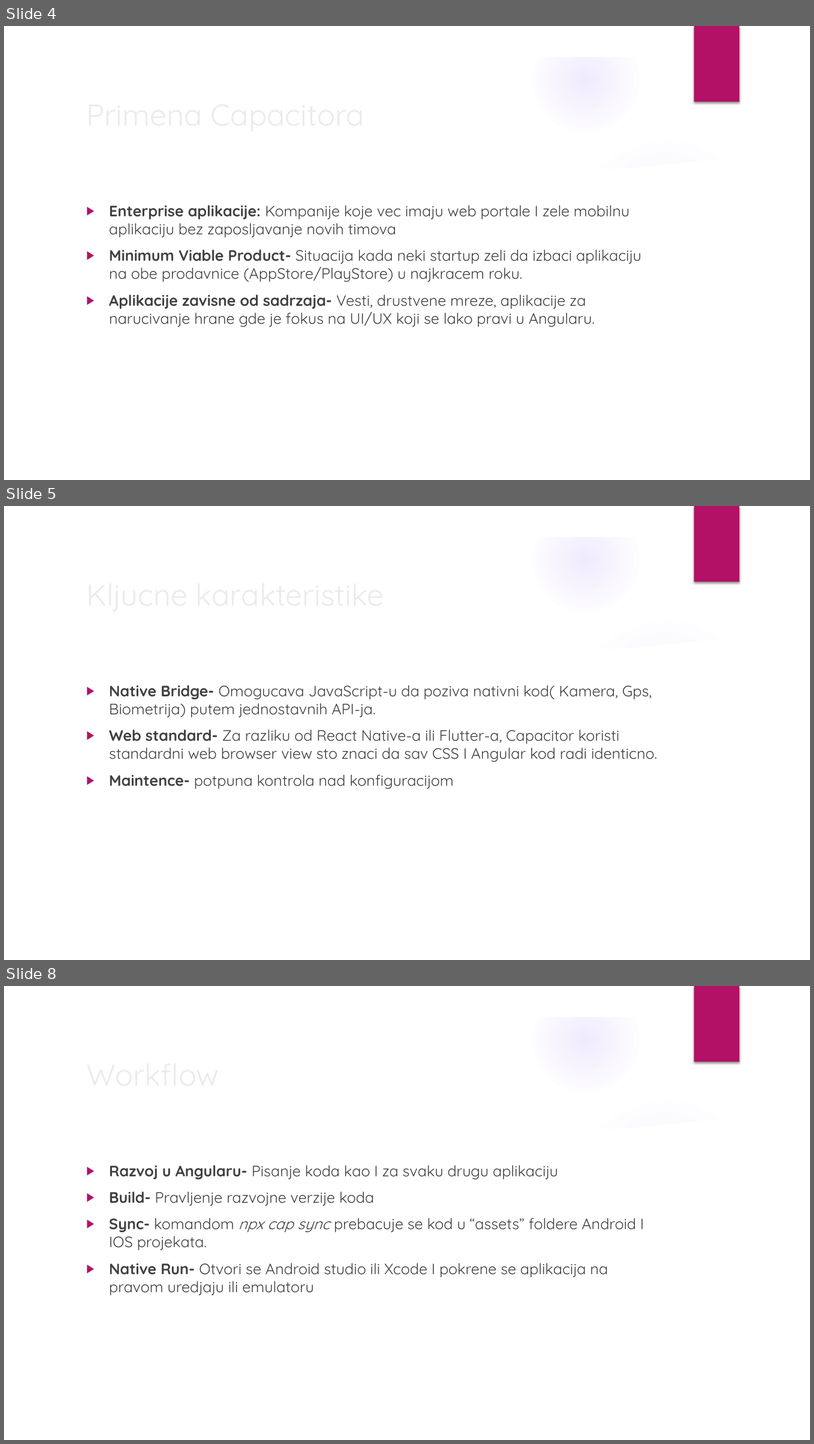
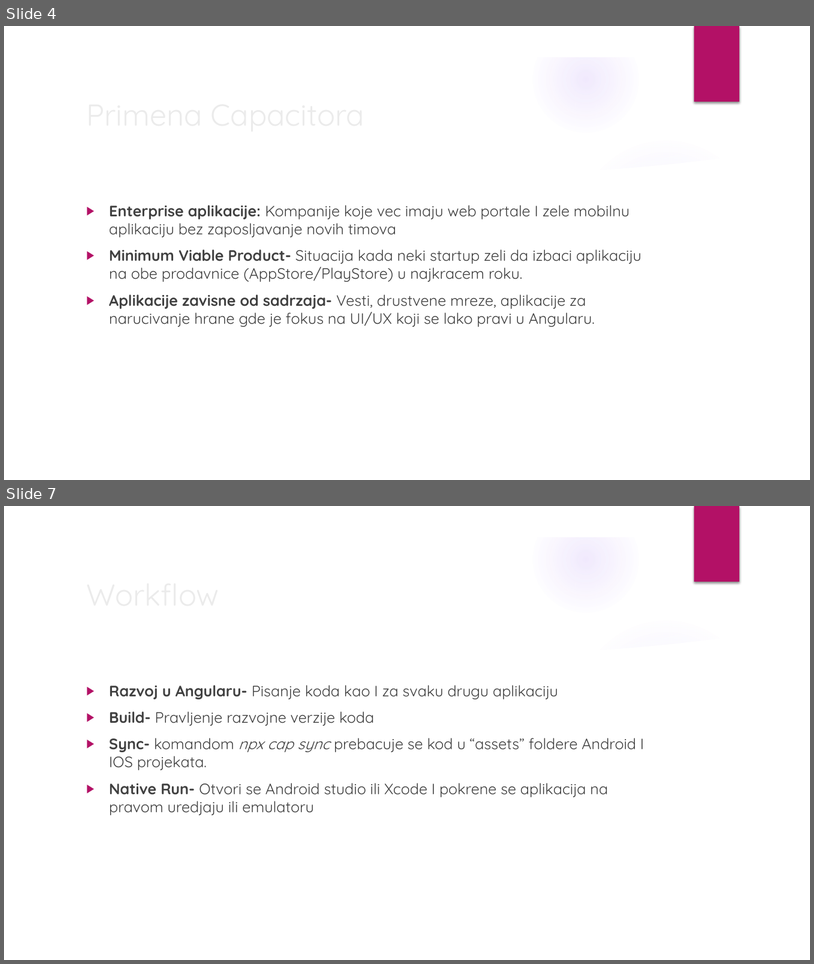
Before and after one commit to gopex01/NaprednoSW, a slide deck: NaprednoSWEPrez2.pptx. Shown one above the other, each under a label of ours: slides 4, 5 and 8 before the commit, slides 4 and 7 after it; the slides between them are not shown. The pictures are 814x1444 and 814x964 pixels, drawn with LibreOffice and Linux fonts; fonts in the diff are those of the drawing; background and template pictures are left out. Boxes give left, top, right and bottom in pixels: in the first picture for what was removed or moved away, otherwise in the second. Text is boxed around its words. In the diff, an @@ line names an element or a change of style, - is before the commit and + after.

```diff
--- a/NaprednoSWEPrez2.pptx
+++ b/NaprednoSWEPrez2.pptx
@@ slide 5 removed at <box>4,506,810,960</box>, background picture (left out); not listed: 9 template elements that a slide beside it also shows @@
@@ title removed at <box>80,570,660,617</box> @@
-Kljucne karakteristike
@@ text removed at <box>109,685,657,789</box> @@
-▶ Native Bridge- Omogucava JavaScript-u da poziva nativni kod( Kamera, Gps, Biometrija) putem jednostavnih API-ja.
-▶ Web standard- Za razliku od React Native-a ili Flutter-a, Capacitor koristi standardni web browser view sto znaci da sav CSS I Angular kod radi identicno.
-▶ Maintence- potpuna kontrola nad konfiguracijom
@@ what was slide 8 is now slide 7 @@
```
Also in this commit, not shown: 6 slides changed, 3 slides added.
